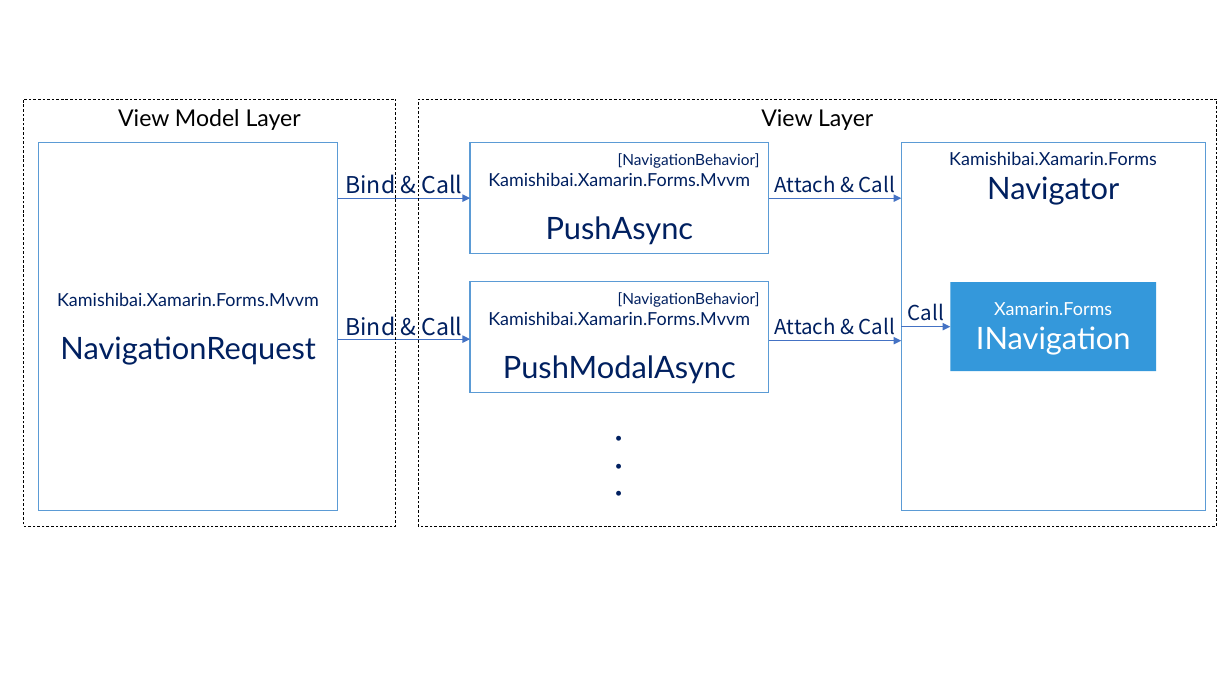
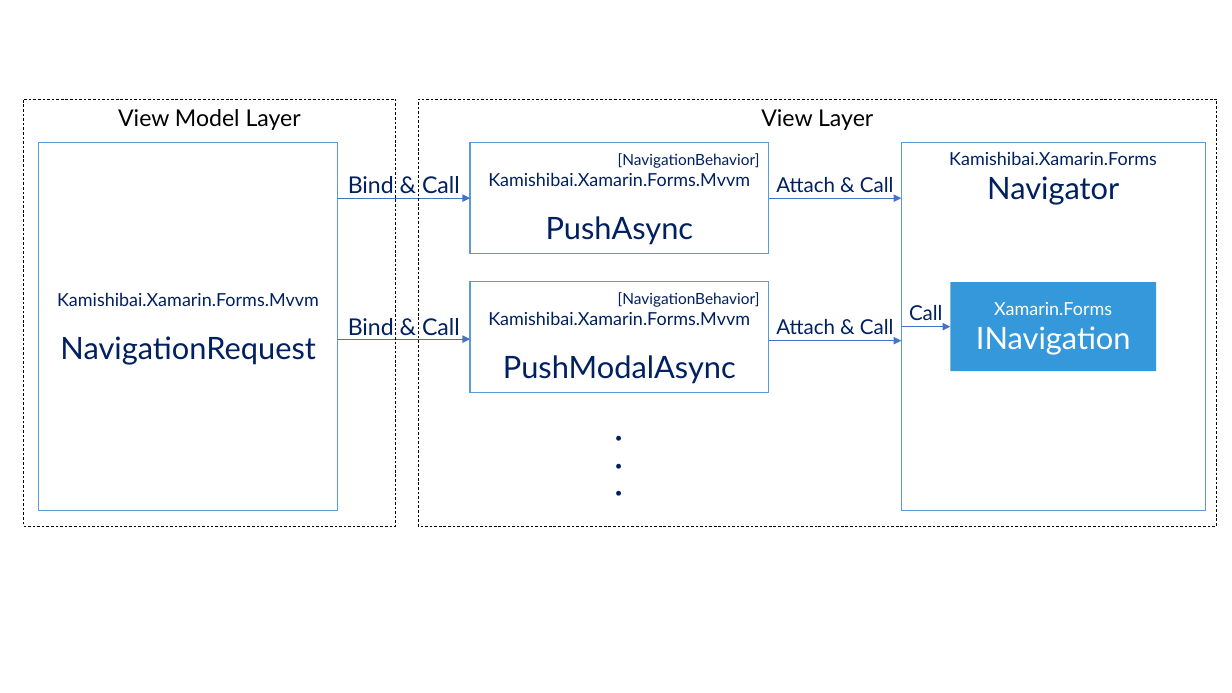
Before and after one commit to nuitsjp/KAMISHIBAI, a slide deck: slide 1 of Document/KAMISHIBAI.pptx. Drawn at 1232x693 pixels with LibreOffice and Linux fonts; fonts in the diff are those of the drawing. Boxes give left, top, right and bottom in pixels: in the first picture for what was removed or moved away, otherwise in the second. Text is boxed around its words. In the diff, an @@ line names an element or a change of style, - is before the commit and + after.

```diff
--- a/Document/KAMISHIBAI.pptx
+++ b/Document/KAMISHIBAI.pptx
@@ font Noto Sans CJK JP to Lato in 5 elements at (348,176,460,193), (348,318,460,340), (909,305,942,320), (776,177,894,197), (776,319,894,339) @@
```
Also in this commit, not shown: 3 slides added, 3 other files.
